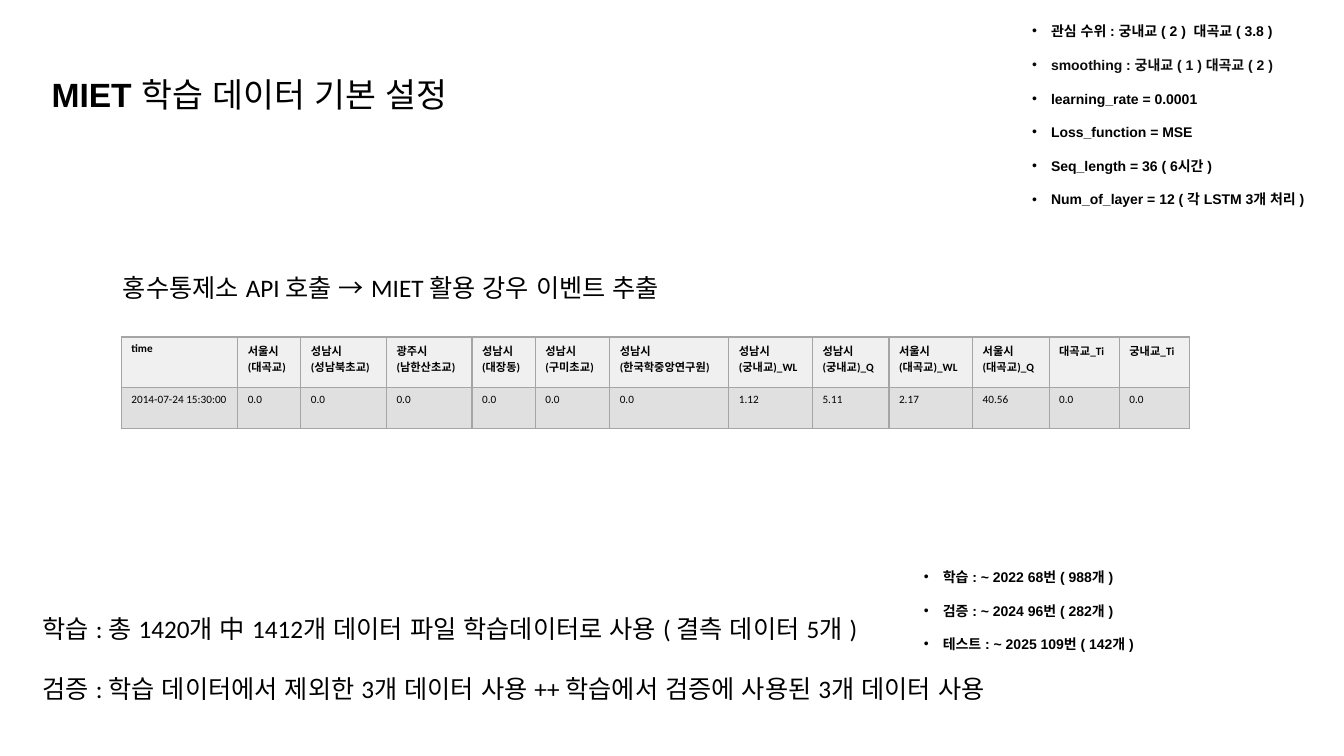
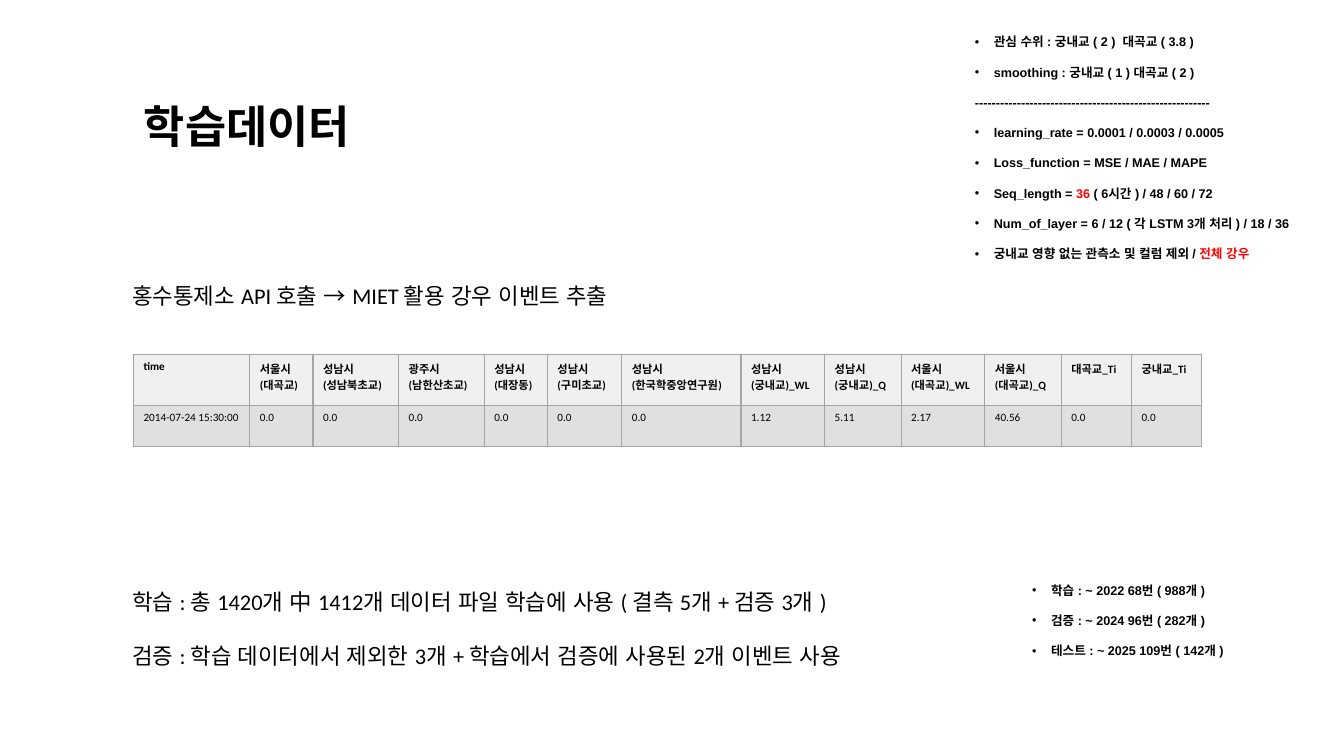
Before and after one commit to JEONGMIN0000/TrainDataCreater_LSTM, a slide deck: slide 3 of ParallelLSTM/result/성능개선 3 결과.pptx. Drawn at 1344x756 pixels with LibreOffice and Linux fonts; fonts in the diff are those of the drawing. Boxes give left, top, right and bottom in pixels: in the first picture for what was removed or moved away, otherwise in the second. Text is boxed around its words. In the diff, an @@ line names an element or a change of style, - is before the commit and + after.

```diff
--- a/ParallelLSTM/result/성능개선 3 결과.pptx
+++ b/ParallelLSTM/result/성능개선 3 결과.pptx
@@ text "관심 수위 : 궁내교 ( ...": place and size @@
-text "관심 수위 : 궁내교 ( ..." at [1051,24,1296,207]
+text "관심 수위 : 궁내교 ( ..." at [994,35,1289,259]
@@ text at [994,35,1187,80]: size 10 to 9 pt in "관심 수위 : 궁내교 ( 2 ) ...", "smoothing : 궁내교 ( 1 ) 대곡교 ..."; text colour #0D0D0D to #000000 in "smoothing : 궁내교 ( 1 ) 대곡교 ..." @@
@@ text at [144,105,350,147]: text changed; size 24 to 32 pt; bold on @@
-MIET 학습 데이터 기본 설정
+학습데이터
@@ text at [994,128,1289,259]: text changed; size 10 to 9 pt @@
-• learning_rate = 0.0001
-• Loss_function = MSE
-• Seq_length = 36 ( 6시간 )
-• Num_of_layer = 12 ( 각 LSTM 3개 처리 )
+--------------------------------------------------------
+• learning_rate = 0.0001 / 0.0003 / 0.0005
+• Loss_function = MSE / MAE / MAPE
+• Seq_length = 36 ( 6시간 ) / 48 / 60 / 72
+• Num_of_layer = 6 / 12 ( 각 LSTM 3개 처리 ) / 18 / 36
+• 궁내교 영향 없는 관측소 및 컬럼 제외 / 전체 강우
@@ text "홍수통제소 API 호출 → MIET ...": place and size @@
-text "홍수통제소 API 호출 → MIET ..." at [123,276,659,299]
+text "홍수통제소 API 호출 → MIET ..." at [132,285,607,306]
@@ text "홍수통제소 API 호출 → MIET ..." at [132,285,607,306]: size 18 to 16 pt @@
@@ table: place and size @@
-table at [121,337,1191,418]
+table at [133,355,1203,437]
@@ text "학습 : ~ 2022 68번 ...": place and size @@
-text "학습 : ~ 2022 68번 ..." at [943,570,1125,651]
+text "학습 : ~ 2022 68번 ..." at [1051,584,1216,656]
@@ text "학습 : ~ 2022 68번 ..." at [1051,584,1216,656]: size 10 to 9 pt @@
@@ text at [132,591,841,666]: text changed; size 18 to 16 pt @@
-학습 : 총 1420개 中 1412개 데이터 파일 학습데이터로 사용 ( 결측 데이터 5개 )
-검증 : 학습 데이터에서 제외한 3개 데이터 사용 ++ 학습에서 검증에 사용된 3개 데이터 사용
+학습 : 총 1420개 中 1412개 데이터 파일 학습에 사용 ( 결측 5개 + 검증 3개 )
+검증 : 학습 데이터에서 제외한 3개 + 학습에서 검증에 사용된 2개 이벤트 사용
```
Also in this commit, not shown: 8 other slides changed, 9 slides removed, 1 other file.
